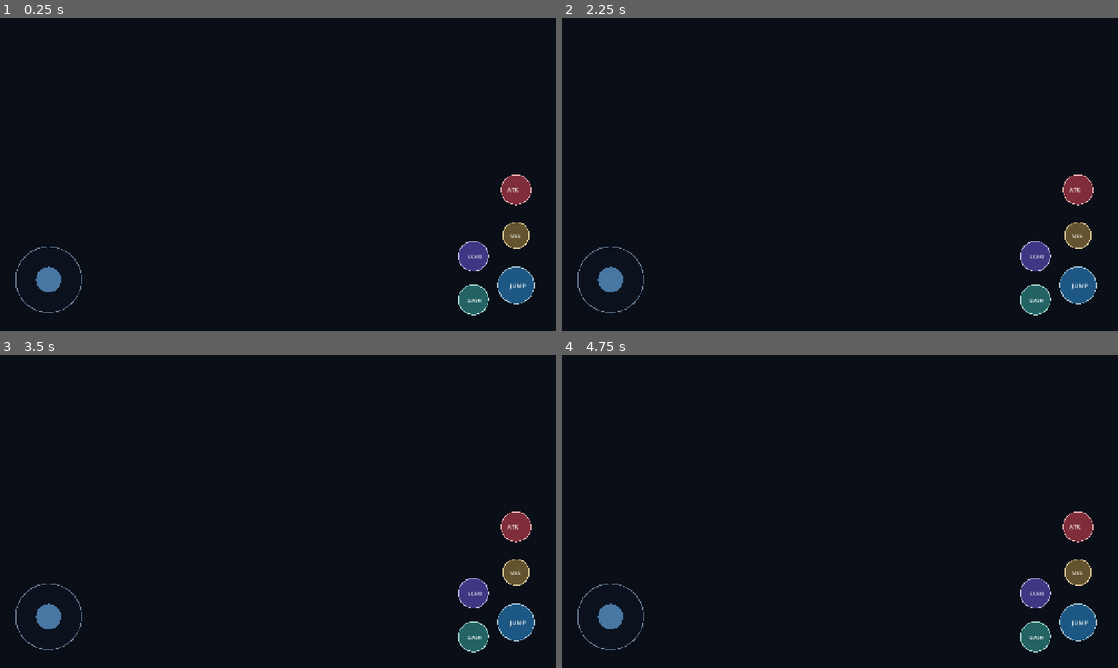
Above: before the commit, frames 1-4 (two rows, left to right).
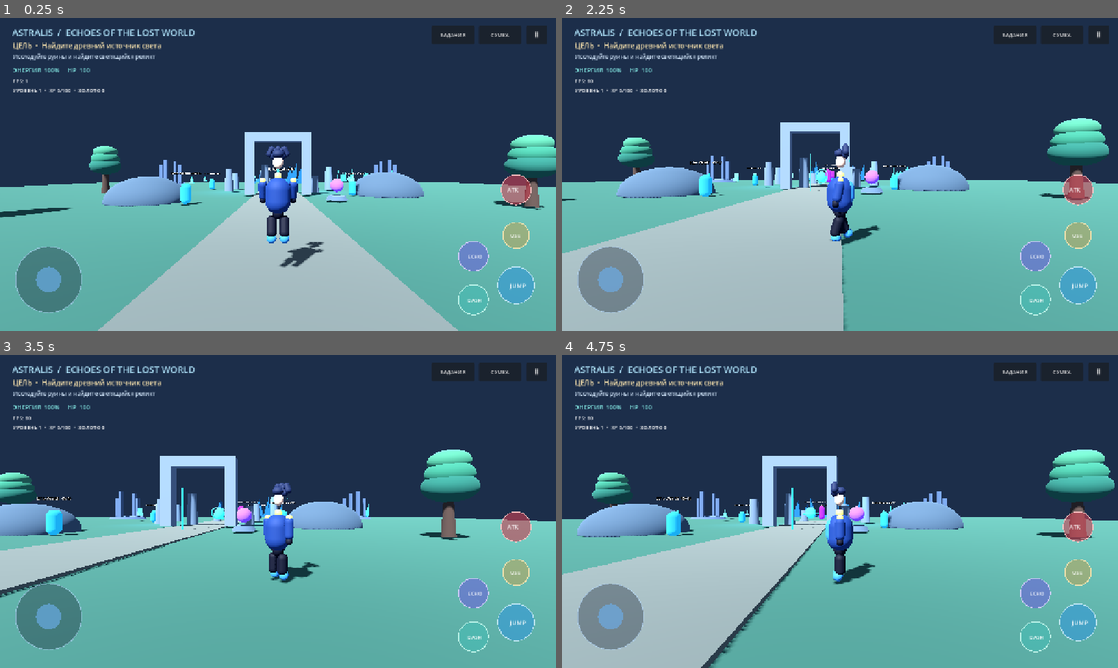
Above: after the commit, the same moments.

Repository: Phantom220-hub/ASTRALIS-RPG
Game: Godot game, scene res://scenes/main/Main.tscn
Same seed, same stepped clock (60 frames per second), same inputs: the game is played once before the commit and once after it.
Inputs (mouse positions are in pixels of both pictures, inside the frame that each line leads up to):
- Up to frame 1 (0.25 s): no input
- Up to frame 2 (2.25 s): tap Enter (ui_accept) at 0.5 s; drag from (840, 174) to (895, 105) at 0.52 s; drag from (728, 190) to (812, 237) at 1.27 s; move the mouse to (895, 105) at 2.02 s; hold D (move_right) from 2.03 s (still down); tap E (interact) at 2.1 s
- Up to frame 3 (3.5 s): release D (move_right) at 2.75 s; drag from (250, 574) to (111, 464) at 2.77 s
- Up to frame 4 (4.75 s): move the mouse to (1006, 558) at 3.52 s; hold A (move_left) 3.53-4.25 s; tap E (interact) at 3.6 s; tap Enter (ui_accept) at 3.77 s; drag from (673, 464) to (756, 433) at 4.27 s

The runs differ from the first frame. In frame 1, 99% of the frame differs, in the area x 0-100%, y 0-100%; in frame 2, 99%; in frame 3, 99%; in frame 4, 99%.
Error before the commit: Parse Error: No constructor of "Vector3" matches the signature "Vector3(float, float)". (res://scripts/world/world_bootstrap.gd:368)

Commit message:
Fix crystal grove mesh dimensions

Diff:
--- a/scripts/world/world_bootstrap.gd
+++ b/scripts/world/world_bootstrap.gd
@@ -365,7 +365,7 @@
 	for i in range(14):
 		var crystal := MeshInstance3D.new()
 		var crystal_mesh := PrismMesh.new()
-		crystal_mesh.size = Vector3(randf_range(0.5, 1.1), randf_range(1.4, 3.8), Vector3(0.5, 1.0).x)
+		crystal_mesh.size = Vector3(randf_range(0.5, 1.1), randf_range(1.4, 3.8), randf_range(0.5, 1.0))
 		crystal.mesh = crystal_mesh
 		crystal.position = Vector3(25.0 + randf_range(-7.0, 7.0), crystal_mesh.size.y * 0.5, -57.0 + randf_range(-8.0, 8.0))
 		crystal.rotation.z = randf_range(-0.2, 0.2)
